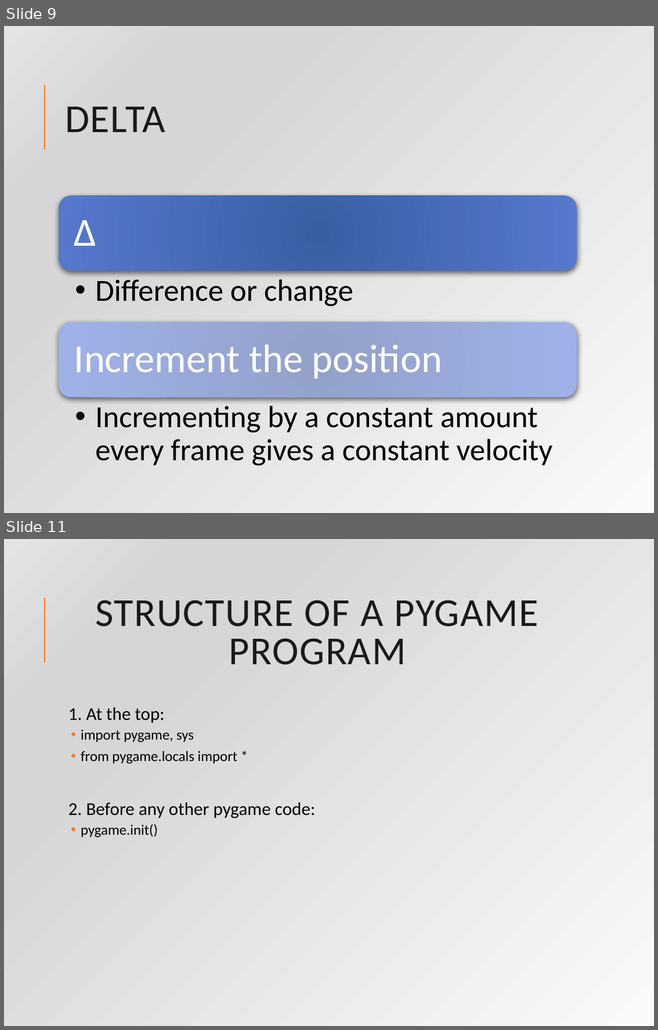
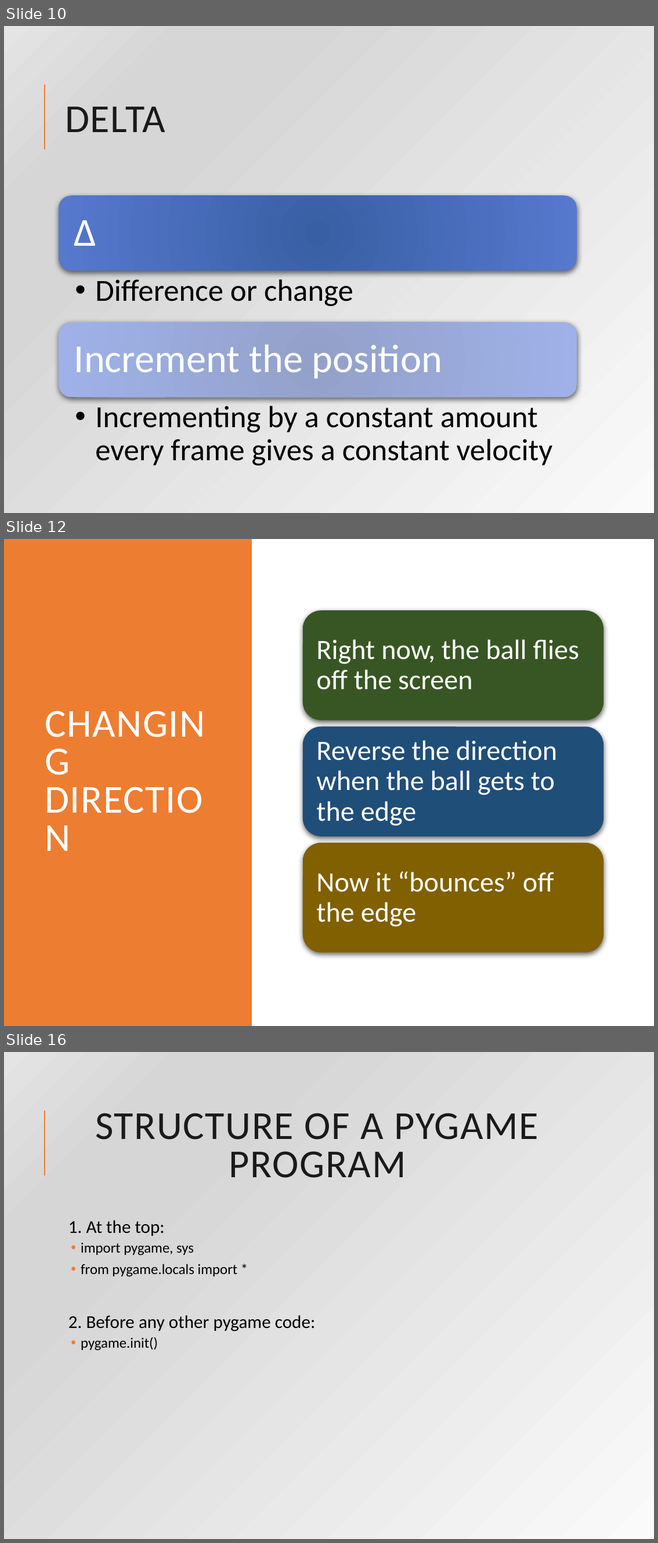
Before and after one commit to rsera/Junior-Knights, a slide deck: Python Day 10 Pygame 2.pptx. Shown one above the other, each under a label of ours: slides 9 and 11 before the commit, slides 10, 12 and 16 after it; the slides between them are not shown. The pictures are 658x1030 and 658x1543 pixels, drawn with LibreOffice and Linux fonts; fonts in the diff are those of the drawing. Boxes give left, top, right and bottom in pixels: in the first picture for what was removed or moved away, otherwise in the second. Text is boxed around its words. In the diff, an @@ line names an element or a change of style, - is before the commit and + after.

```diff
--- a/Python Day 10 Pygame 2.pptx
+++ b/Python Day 10 Pygame 2.pptx
@@ slide 12 added at box(4, 539, 654, 1026), background #FFFFFF @@
@@ rectangle added at box(4, 539, 252, 1026), fill #ED7D31 @@
@@ title added at box(38, 584, 220, 980), 44 pt, text #FFFFFF @@
+CHANGING DIRECTION
@@ group added at box(303, 610, 604, 953): 3 rounded rectangles, 3 texts @@
+Right now, the ball flies off the screen
+Reverse the direction when the ball gets to the edge
+Now it “bounces” off the edge
@@ what was slide 9 is now slide 10 @@
@@ what was slide 11 is now slide 16 @@
```
Also in this commit, not shown: 5 other slides added, 1 slide removed, 3 other files.
